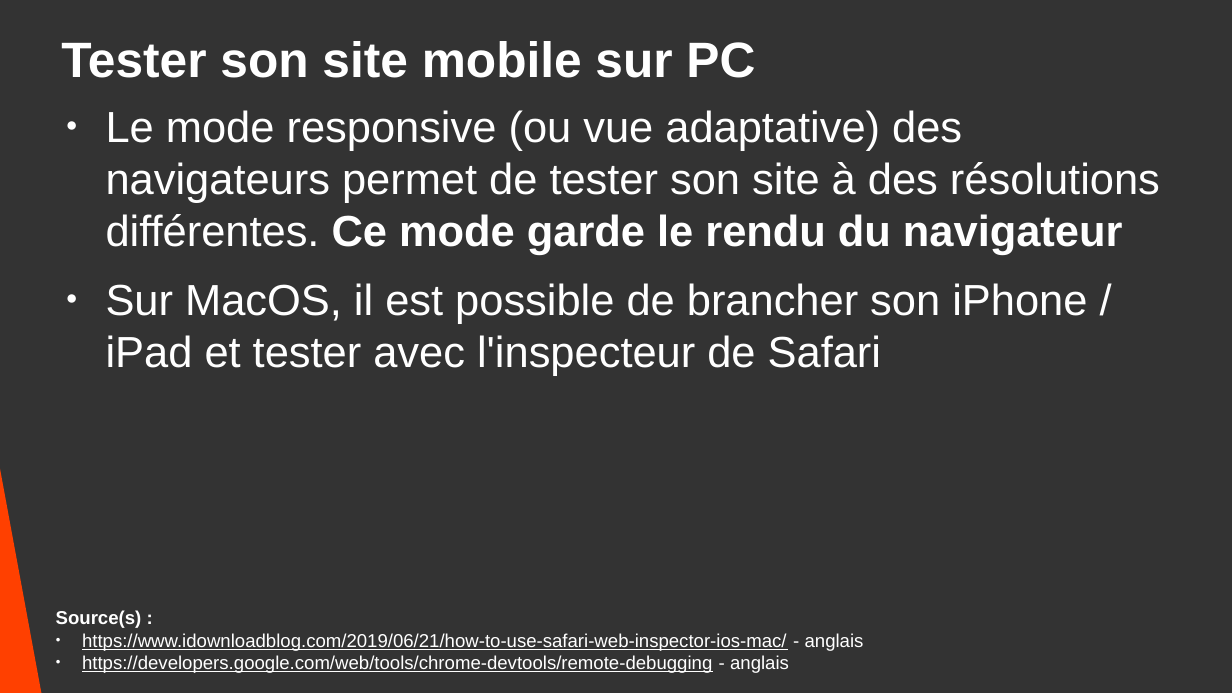
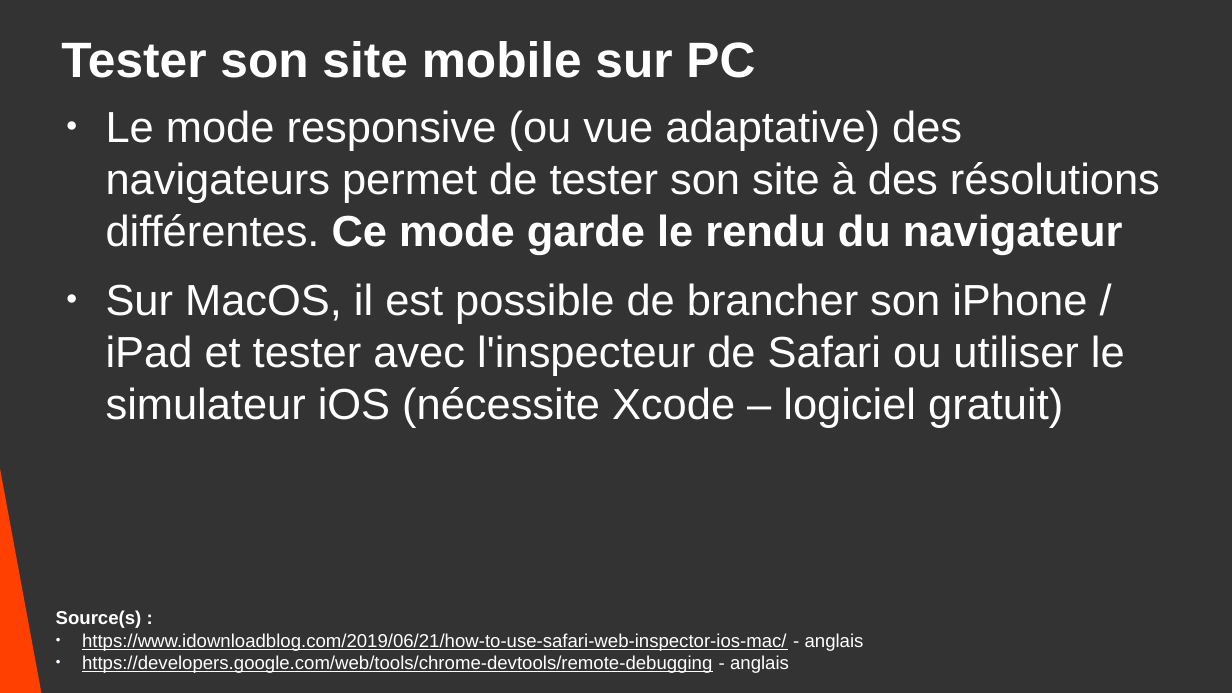
Before and after one commit to DanYellow/cours, a slide deck: slide 22 of integration-web-s3/travaux-pratiques/numero-2/presentation.odp. Drawn at 1232x693 pixels with LibreOffice and Linux fonts; fonts in the diff are those of the drawing. Boxes give left, top, right and bottom in pixels: in the first picture for what was removed or moved away, otherwise in the second. Text is boxed around its words. In the diff, an @@ line names an element or a change of style, - is before the commit and + after.

```diff
--- a/integration-web-s3/travaux-pratiques/numero-2/presentation.odp
+++ b/integration-web-s3/travaux-pratiques/numero-2/presentation.odp
@@ text at (106, 283, 1125, 428): text changed @@
-● Sur MacOS, il est possible de brancher son iPhone / iPad et tester avec l'inspecteur de Safari
+● Sur MacOS, il est possible de brancher son iPhone / iPad et tester avec l'inspecteur de Safari ou utiliser le simulateur iOS (nécessite Xcode – logiciel gratuit)
```
Also in this commit, not shown: 10 other slides changed, 1 other file.
